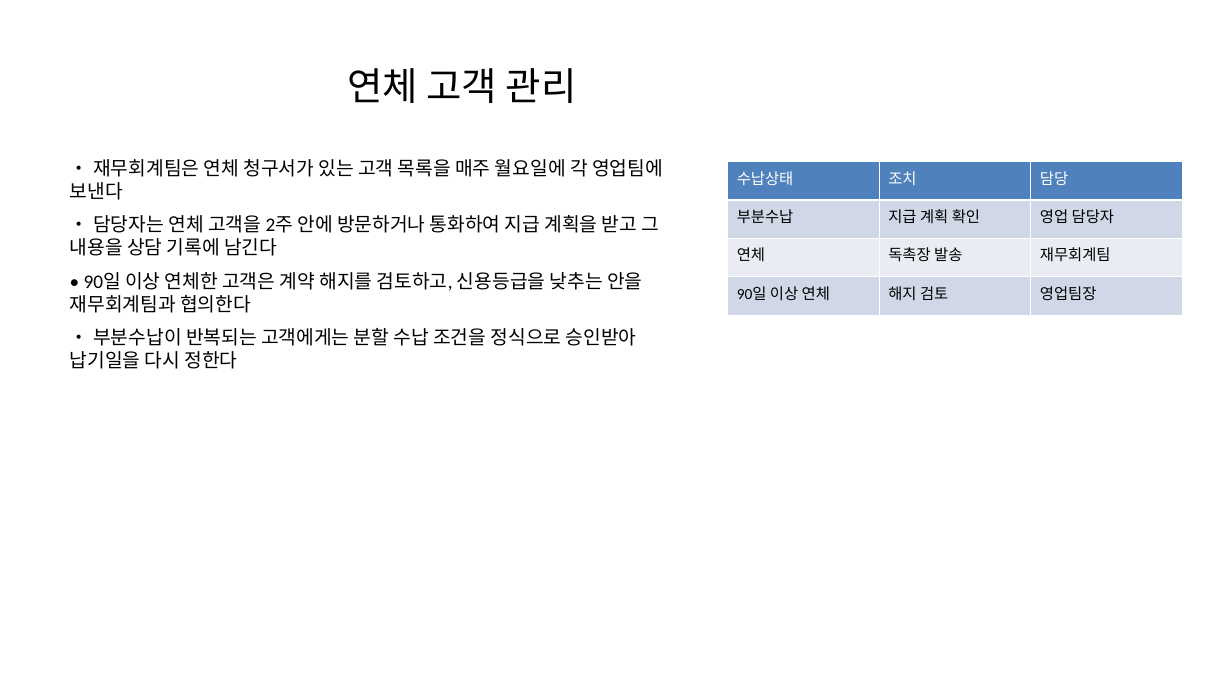
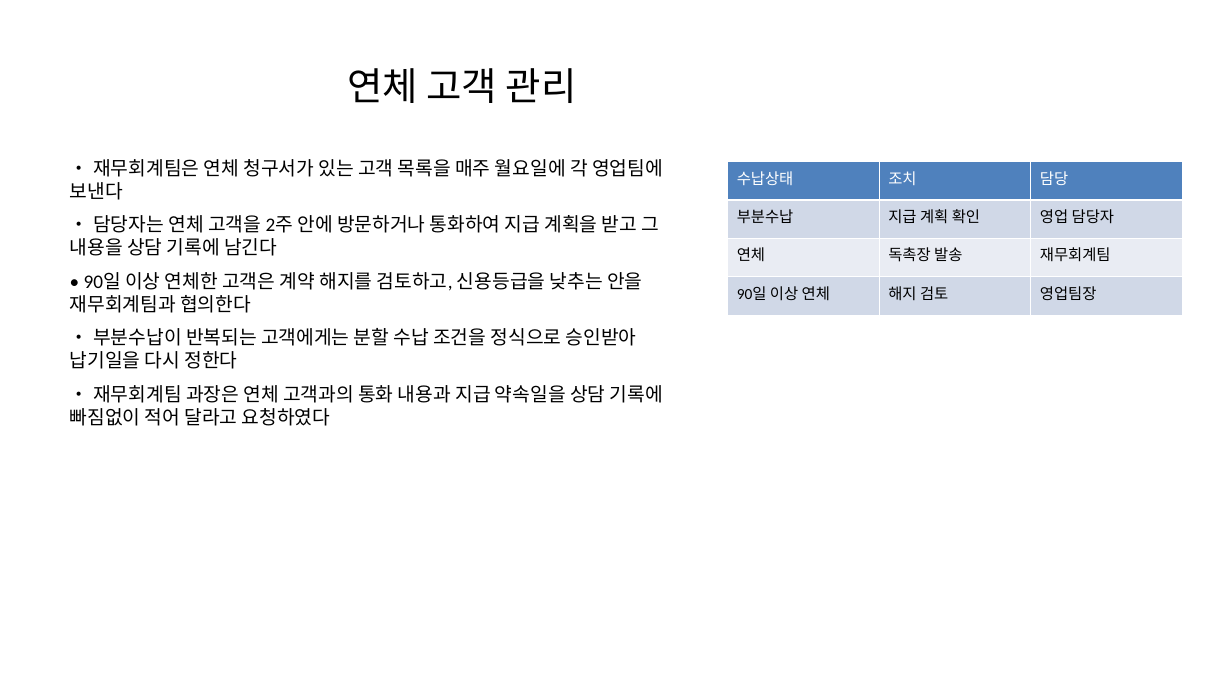
Before and after one commit to kimtoma/AutoOntology, a slide deck: slide 5 of samples/hanbit/documents/영업전략회의록.pptx. Drawn at 1232x693 pixels with LibreOffice and Linux fonts; fonts in the diff are those of the drawing. Boxes give left, top, right and bottom in pixels: in the first picture for what was removed or moved away, otherwise in the second. Text is boxed around its words. In the diff, an @@ line names an element or a change of style, - is before the commit and + after.

```diff
--- a/samples/hanbit/documents/영업전략회의록.pptx
+++ b/samples/hanbit/documents/영업전략회의록.pptx
@@ text at (70, 385, 663, 426): paragraph added @@
+• 재무회계팀 과장은 연체 고객과의 통화 내용과 지급 약속일을 상담 기록에 빠짐없이 적어 달라고 요청하였다
```
Also in this commit, not shown: 3 other slides changed, 34 other files.
